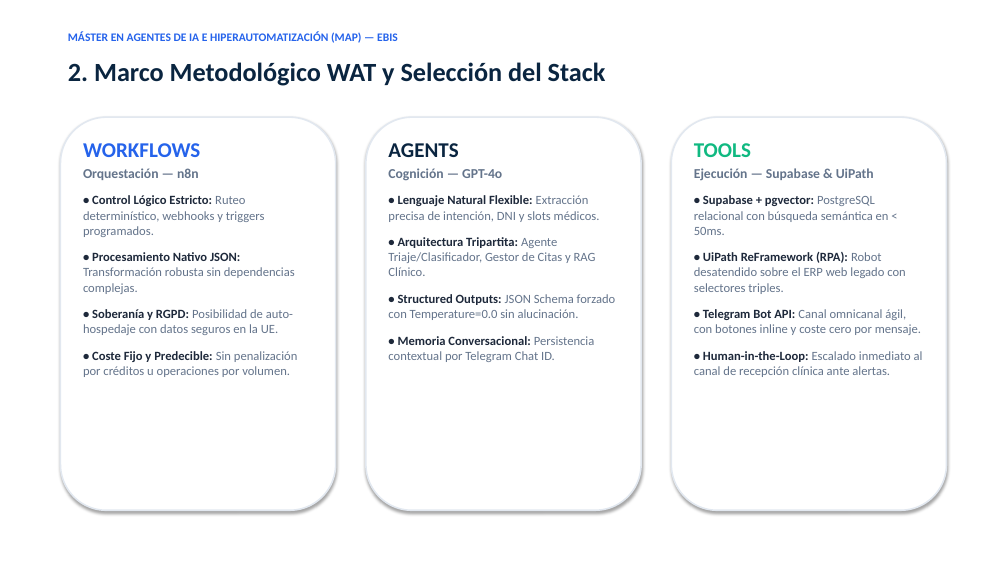
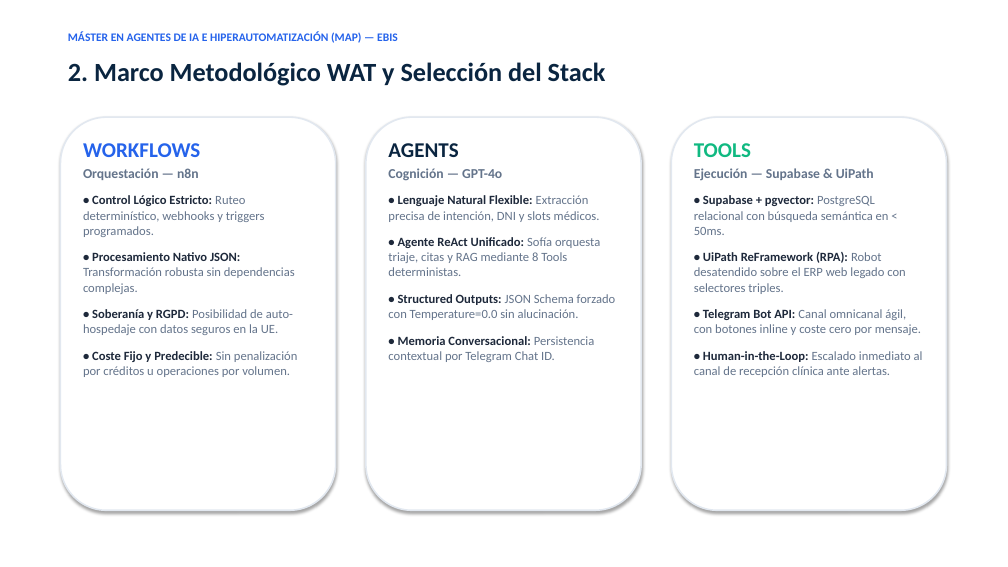
Before and after one commit to sabriesposito/clinica_neclatrony_tfm_ESPOSITO, a slide deck: slide 3 of docs/Defensa_TFM_Clinica_Neclatrony.pptx. Drawn at 1008x567 pixels with LibreOffice and Linux fonts; fonts in the diff are those of the drawing. Boxes give left, top, right and bottom in pixels: in the first picture for what was removed or moved away, otherwise in the second. Text is boxed around its words. In the diff, an @@ line names an element or a change of style, - is before the commit and + after.

Commit message:
docs: align presentation with StartJobs, ReAct tools, and RGPD/latency firewall

```diff
--- a/docs/Defensa_TFM_Clinica_Neclatrony.pptx
+++ b/docs/Defensa_TFM_Clinica_Neclatrony.pptx
@@ text at bbox=[388, 237, 600, 276]: text changed @@
-• Arquitectura Tripartita: Agente Triaje/Clasificador, Gestor de Citas y RAG Clínico.
+• Agente ReAct Unificado: Sofía orquesta triaje, citas y RAG mediante 8 Tools deterministas.
```
Also in this commit, not shown: 2 other slides changed.
